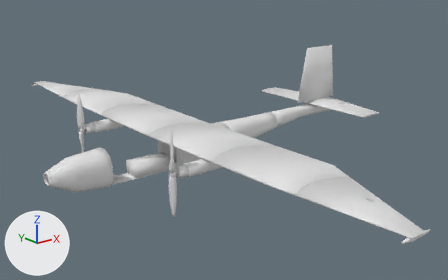
An edit to the glTF model docs/demo/data/step/2.glb, drawn before and after from the same camera.
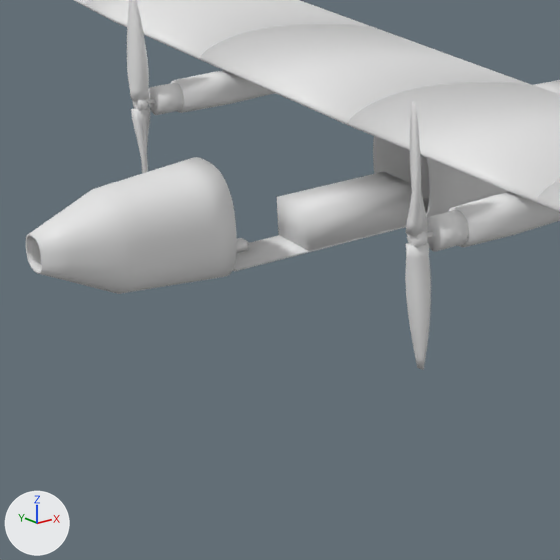
Each version is shown whole from a camera (50 mm lens) standing at (-0.699, -1.758, 0.653) and looking at (0.672, -0.045, -0.032), then close up on the part from 8% to 49% of the width and 34% to 100% of the height. The lights are fixed; the arrows at lower left show +X, +Y and +Z. The older version's two pictures come first.

The first close-up shows 'battery', 'fuse1', 'fuse3', 'motor_L', 'nacelle_L', 'nacelle_R', 'prop_L', 'prop_R', 'tray', 'wing_L1', 'wing_R1', 'wing_R2' and 5 more.
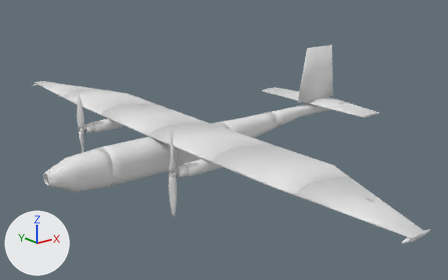
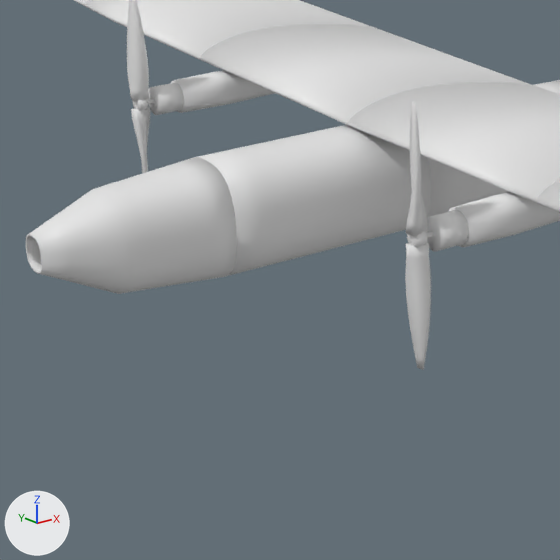
Pixel boxes [x1, y1, x2, y2] of what changed, in the close-ups (560 x 560 px):
'fuse2', added
    after: [198, 125, 431, 277]
'battery', unchanged, covered by the edit
    before: [277, 172, 412, 251]
'tray', unchanged, covered by the edit
    before: [233, 198, 429, 271]

Patch to the scene script:
```diff
--- a/docs/demo/data/step/2.glb.py
+++ b/docs/demo/data/step/2.glb.py
@@ me_fuse2 @@
+me_fuse2.from_pydata(...)  # 768 vertices, 1536 faces; spans x 0.2..0.45, y -0.06..0.06, z -0.11..0.02
@@ ob_fuse2 @@
+ob_fuse2 = bpy.data.objects.new('fuse2', me_fuse2)
+ob_fuse2.location = (0.0, 0.0, 0.0)
```
